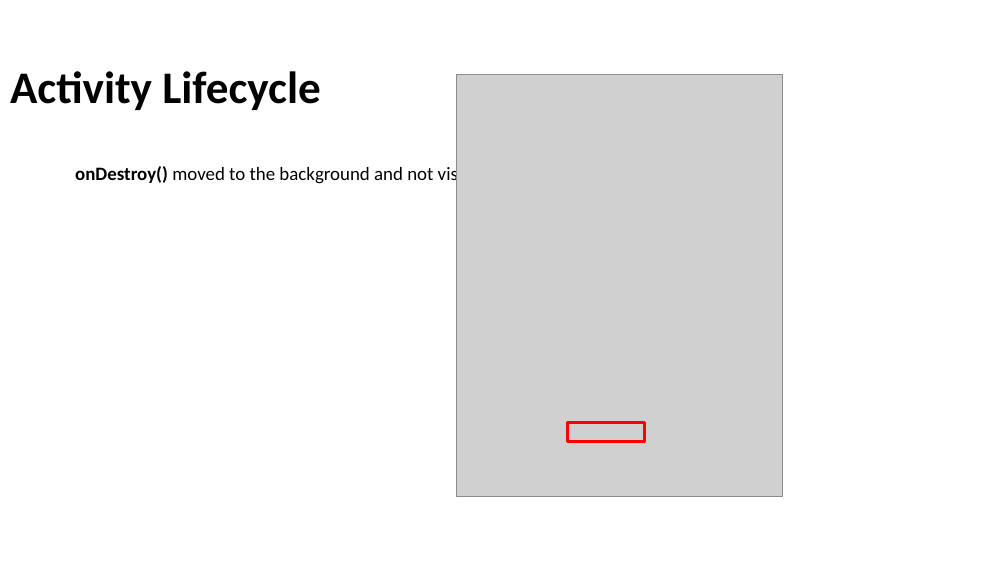
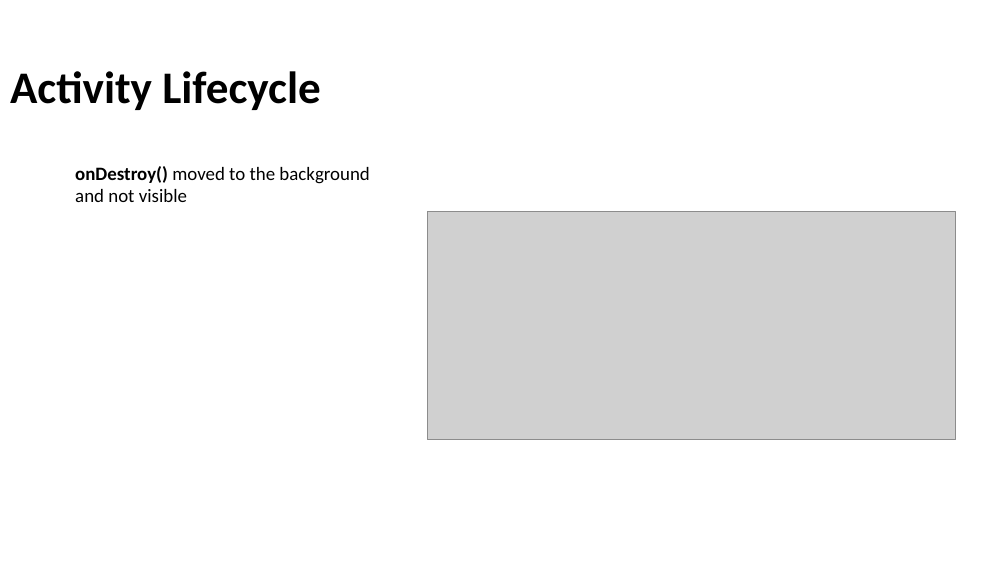
Before and after one commit to Batch-xx/Android-Lunch-Learn, a slide deck: slide 20 of slides/Android Studio_Activities_Fragments.pptx (slide 19 before the commit). Drawn at 1008x567 pixels with LibreOffice and Linux fonts; fonts in the diff are those of the drawing; grey boxes stand for pictures; background and template pictures are left out. Boxes give left, top, right and bottom in pixels: in the first picture for what was removed or moved away, otherwise in the second. Text is boxed around its words. In the diff, an @@ line names an element or a change of style, - is before the commit and + after.

Commit message:
Added kristen M. activity diagram

```diff
--- a/slides/Android Studio_Activities_Fragments.pptx
+++ b/slides/Android Studio_Activities_Fragments.pptx
@@ picture removed at bbox=[457, 75, 783, 496] @@
@@ text at bbox=[75, 166, 369, 202]: text changed @@
-onDestroy() moved to the background and not visible
+onDestroy() moved to the background
+and not visible
@@ picture added at bbox=[427, 211, 956, 439] @@
@@ rectangle removed at bbox=[568, 423, 644, 442] @@
```
Also in this commit, not shown: 6 other slides changed, 4 slides added, 2 other files.
